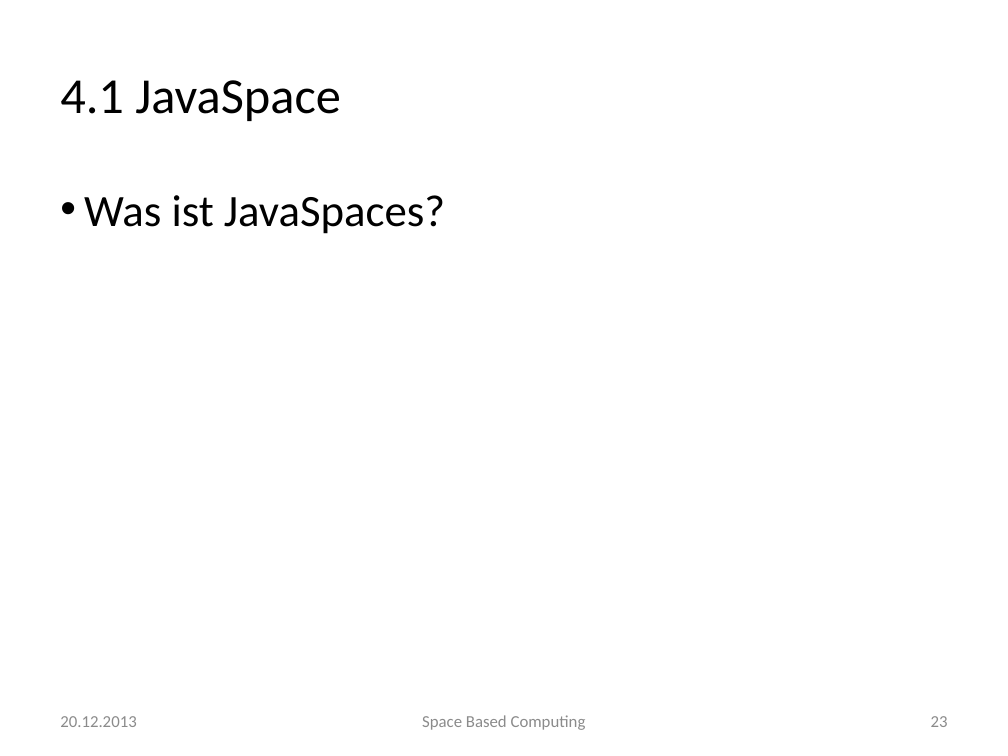
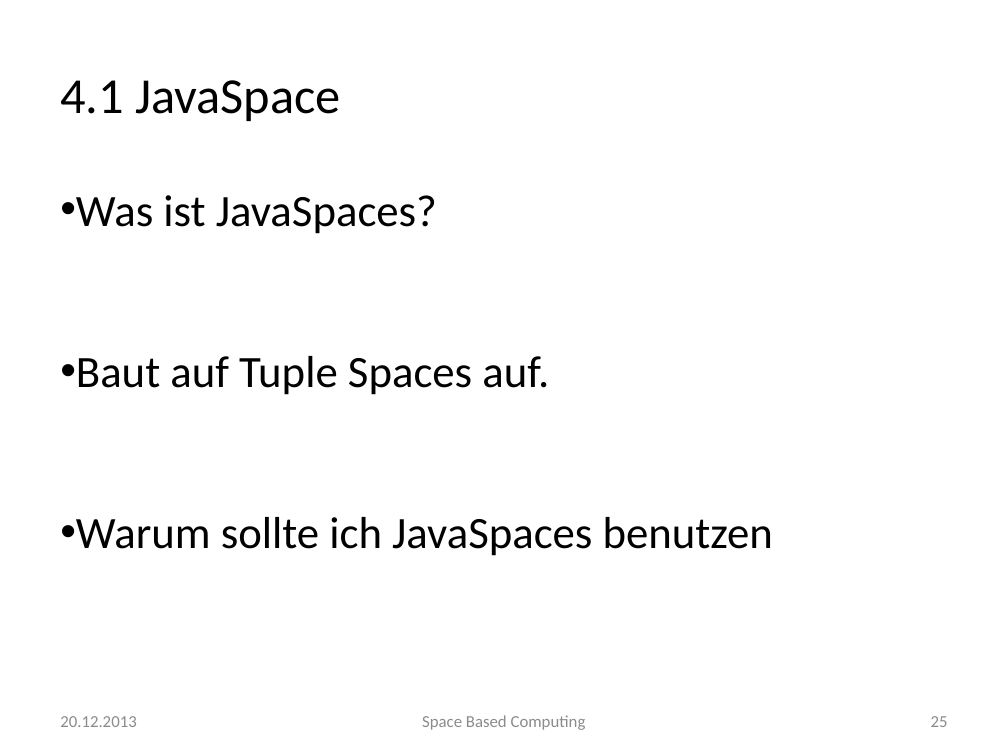
Before and after one commit to traxl/sbcAusarbeitung, a slide deck: slide 25 of Space Based Computing.pptx (slide 23 before the commit). Drawn at 1008x756 pixels with LibreOffice and Linux fonts; fonts in the diff are those of the drawing; background and template pictures are left out. Boxes give left, top, right and bottom in pixels: in the first picture for what was removed or moved away, otherwise in the second. Text is boxed around its words. In the diff, an @@ line names an element or a change of style, - is before the commit and + after.

```diff
--- a/Space Based Computing.pptx
+++ b/Space Based Computing.pptx
@@ text at bbox=[76, 356, 773, 556]: paragraphs added @@
+• Baut auf Tuple Spaces auf.
+• Warum sollte ich JavaSpaces benutzen
@@ page number at bbox=[931, 716, 948, 727]: text changed @@
-23
+25
```
Also in this commit, not shown: 11 other slides changed, 6 slides added, 2 other files.
